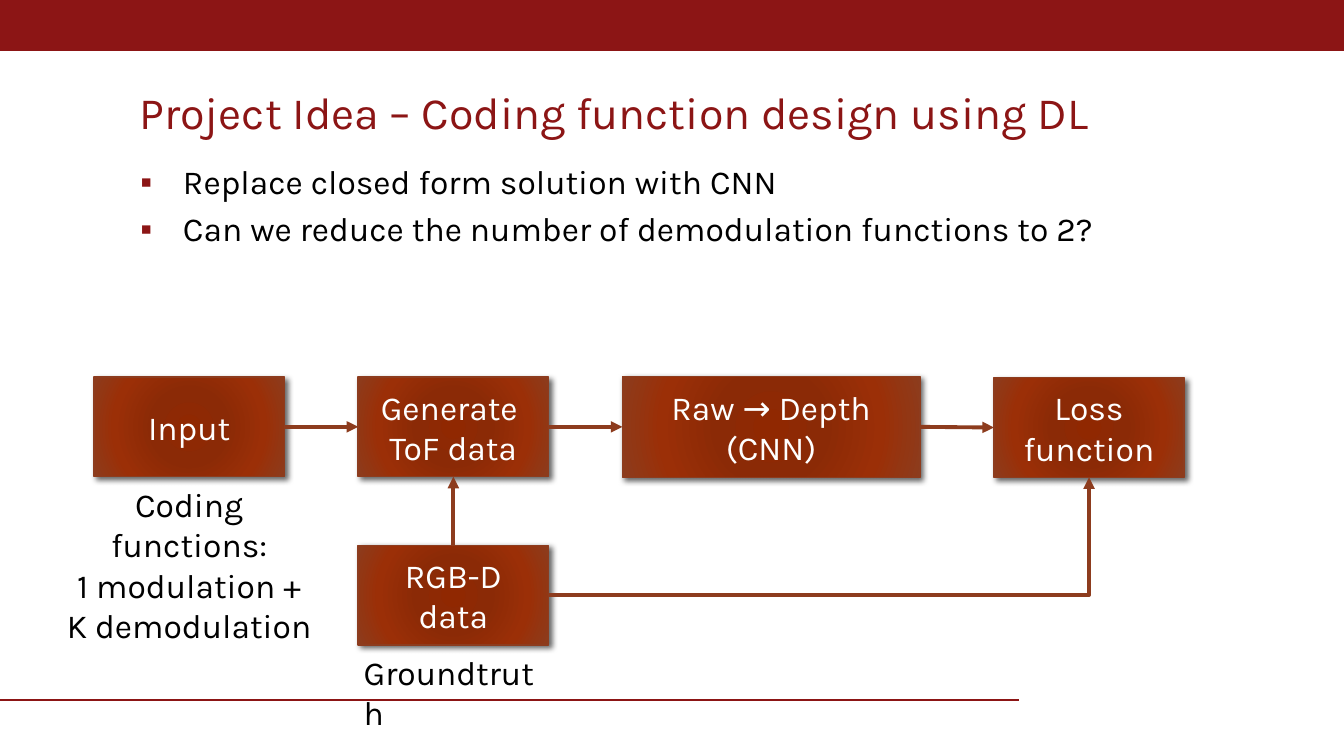
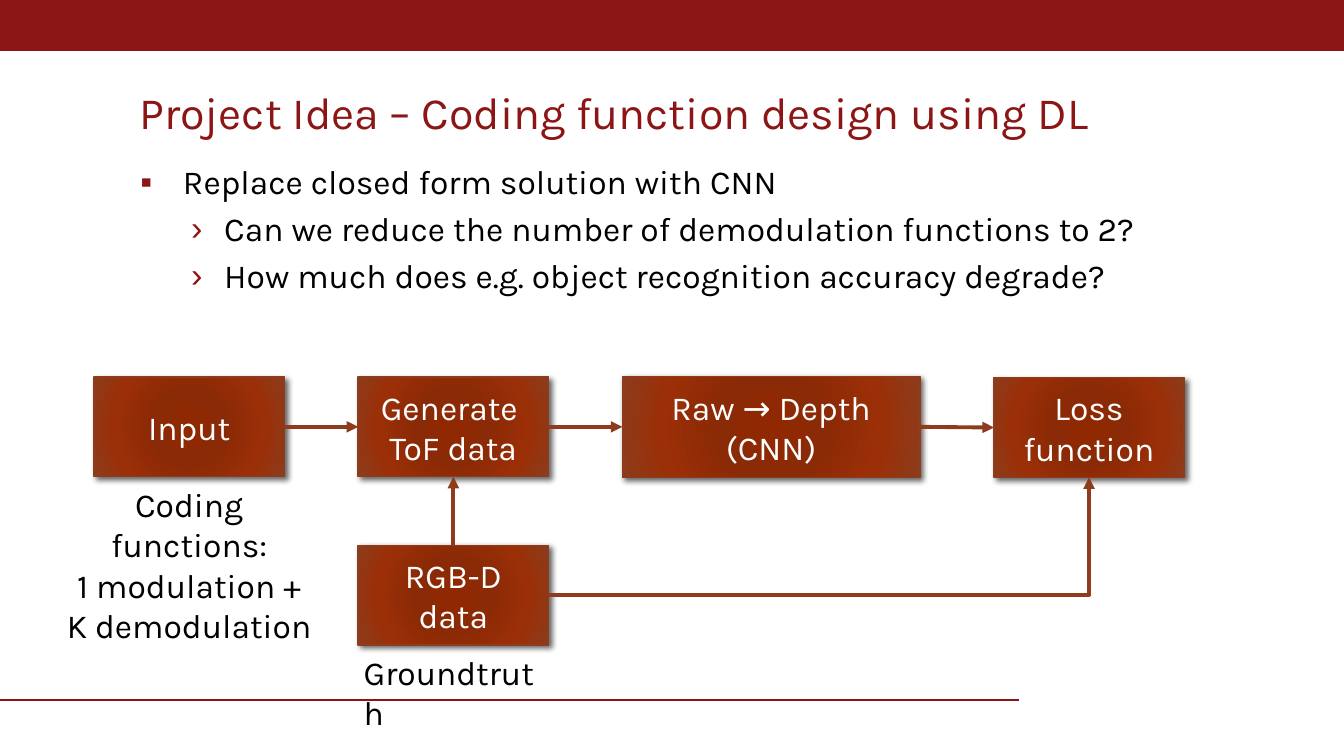
Before and after one commit to nsgaudio/ToF-Coding-Function-Optimization, a slide deck: slide 16 of CS231N_project_v2.pptx. Drawn at 1344x756 pixels with LibreOffice and Linux fonts; fonts in the diff are those of the drawing; background and template pictures are left out. Boxes give left, top, right and bottom in pixels: in the first picture for what was removed or moved away, otherwise in the second. Text is boxed around its words. In the diff, an @@ line names an element or a change of style, - is before the commit and + after.

```diff
--- a/CS231N_project_v2.pptx
+++ b/CS231N_project_v2.pptx
@@ text at <box>224,218,1134,242</box>: bullet ▪ to ›; list level 2 to 3 in "Can we reduce the number ..." @@
@@ text at <box>224,265,1105,297</box>: paragraph added @@
+    › How much does e.g. object recognition accuracy degrade?
```
Also in this commit, not shown: 4 slides added, 1 other file.
